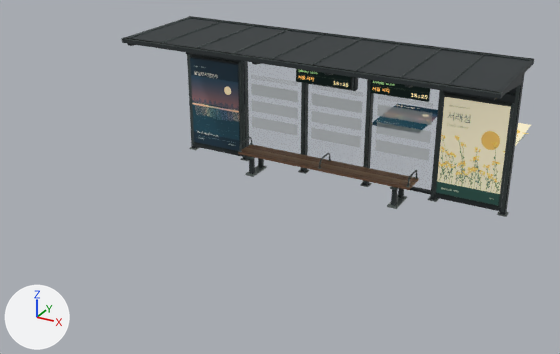
A saved change to the Blender file assets/models/sinbanpo-bus-shelters/shelters.blend.
Camera for both pictures: a 50 mm lens placed at (5.8, -11.86, 6.15), pointed at (-0.76, 0.06, 0.19). Every picture has the same lights, and +X, +Y and +Z are marked at lower left. The picture after the commit comes second.

The first picture shows 'Glazing', 'Posters', '차양 · 검은 전면 빗물턱.001', '차양 · 아노다이징 테두리.001', '캐노피 · 접힌 금속 지붕판', '캐노피 · 접힌 금속 지붕판.002', '캐노피 · 접힌 금속 지붕판.003', '캐노피 · 접힌 금속 지붕판.004', '캐노피 · 접힌 금속 지붕판.005', '캐노피 · 접힌 금속 지붕판.006', '캐노피 · 접힌 금속 지붕판.007', '캐노피 · 접힌 금속 지붕판.008' and 56 more.
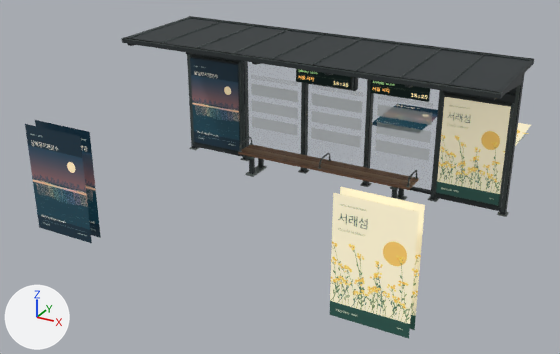
Commit message: Switch off the six 22-020 road-facing poster backlights during their published quiet hour

The change, as a diff of the scene's bpy script:
```diff
--- a/assets/models/sinbanpo-bus-shelters/shelters.blend.py
+++ b/assets/models/sinbanpo-bus-shelters/shelters.blend.py
@@ mat_22_020___차도_방향_인쇄_광고_조명 @@
+mat_22_020___차도_방향_인쇄_광고_조명 = bpy.data.materials.new('22-020 · 차도 방향 인쇄 광고 조명')
+# uses the picture img_반포_풍경___직접_그린_포스터_두_장
@@ me_posters_001 @@
+me_posters_001.from_pydata(...)  # 16 vertices, 4 faces; spans x -3.23..3.23, y 0.77..0.98, z 0.21..2.03
+# faces by material slot: [2, 2]
+me_posters_001.materials.append(mat_승차대_광고면___한강과_서래섬)
+me_posters_001.materials.append(mat_22_020___차도_방향_인쇄_광고_조명)
@@ ob_posters_001 @@
+ob_posters_001 = bpy.data.objects.new('Posters.001', me_posters_001)
+ob_posters_001.location = (0.0, -4.5, 0.0)
```

Boxes [x1, y1, x2, y2] around the edits, measured in the pictures (560 x 354 px):
'Posters.001', added: after [25, 120, 425, 338]
    faces in mat_승차대_광고면___한강과_서래섬: [25, 124, 419, 338]
    faces in mat_22_020___차도_방향_인쇄_광고_조명: [35, 120, 425, 330]
